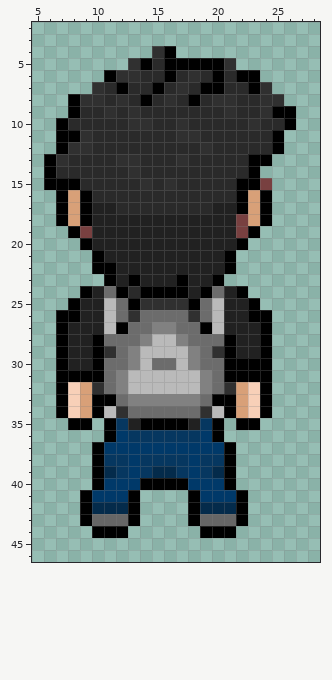
File history of a pixel-art sprite, rekindling-of-ashes/Assets/Sprites/People/Player/PlayerU.png. That is the earlier state.
The file is 32x48 pixels. Colours within 5 levels of each other are drawn and written as one. Shown: x 5..28, y 2..46.
Now the later version:
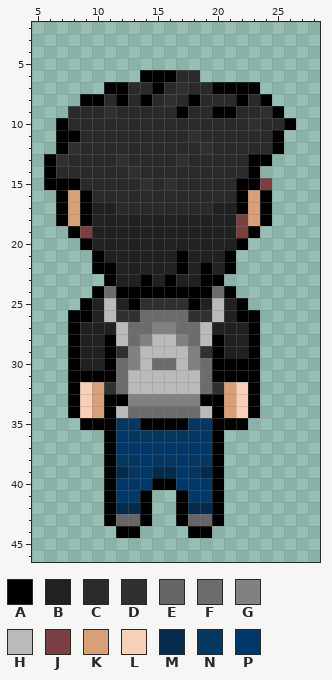
Palette (. is transparent): A #000000  B #212121  C #2a2a2a  D #303030  E #666666  F #6c6c6c  G #818181  H #bababa  J #784040  K #d8a078  L #f8d0b8  M #042b4b  N #063760  P #003969
The edit:
Changed rows in their new state; - is an unchanged pixel.
first column x 8:
 4 -------..----------
 5 -----.........-----
 6 ---...AA--C.....---
 7 --.A-------C-AA-.--
 8 .AA-A-------CCA-A.-
 9 C----C---A--AA----.
10 -----CC--C---------
11 -C-------C---------
12 -C-----------------
13 -----C-------------
first column x 7:
21 ----------A-------
22 ----------A-A-----
23 ------BA-AB-A-----
24 --.A--A----A--A.--
25 -.A--B------B--A.-
26 .-A--D------D--A-.
27 .A--BH------HB--A.
28 .A-BAH------HAB-A.
29 .A-BAD------DAB-A.
30 .A-BA--------A---.
31 .---AF------FA---.
32 .ALKDF------FDKLA.
33 .ALK-A------A-KLA.
34 .ALKAH------HAKLA.
35 -.-A--N----N--A-.-
37 ---.A--------A.---
38 ---.A-NP--PN-A.---
39 ---.AMNP--PNMA.---
40 ---.A--P--P--A.---
41 --..A-PA--AP-A..--
42 --..A-MA--AM-A..--
43 --..A-EA--AE-A..--
44 ---..-A----A-..---
Boxes around the changes in both pictures, in picture pixels (x1, y1, x2, y2):
changed: (68, 46, 296, 166)
changed: (56, 250, 272, 538)
